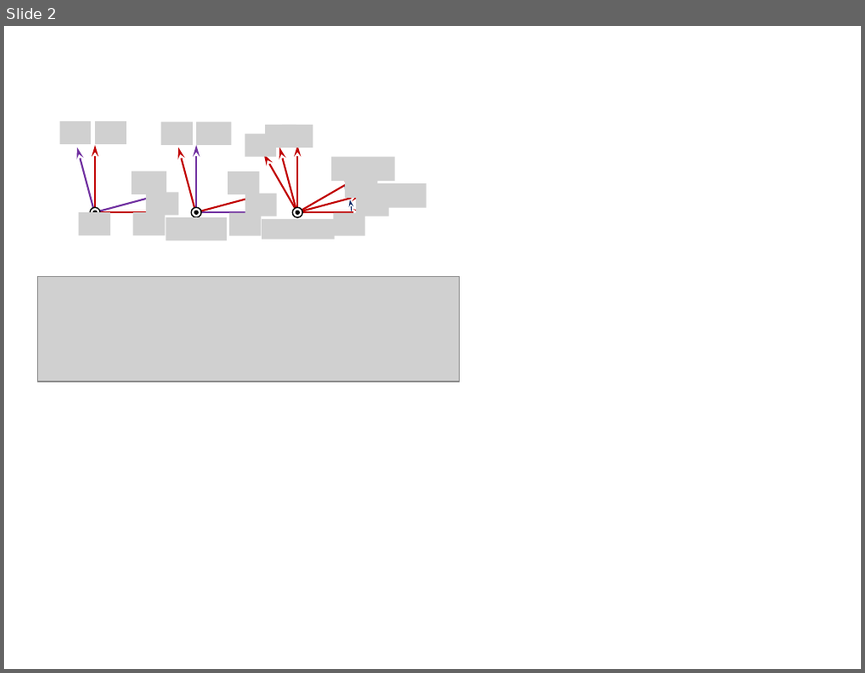
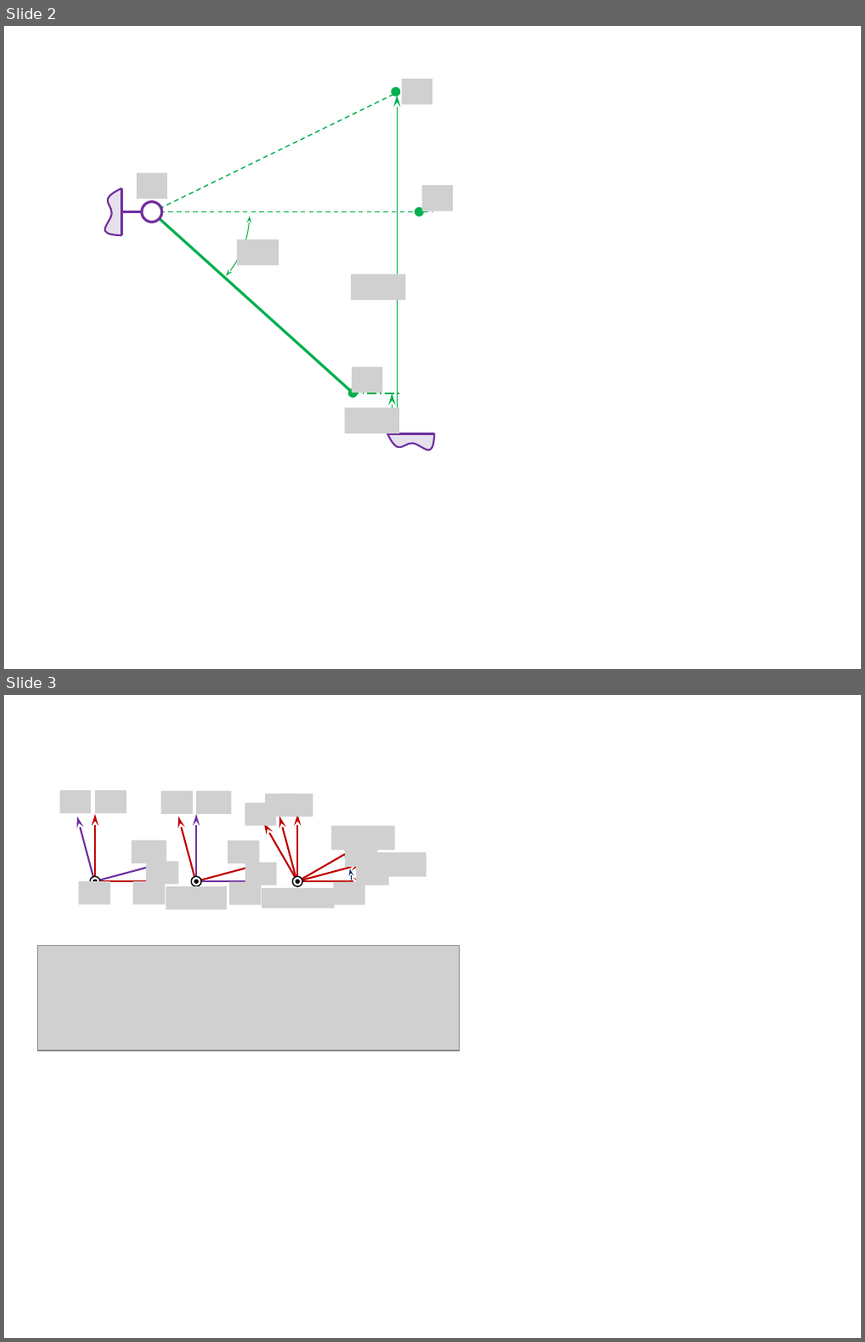
Before and after one commit to xpessoles/Cy_04_PSI_ModelisationDynamique, a slide deck: Revisions_Statique/Fiche_01_Statique_2D_TD_01_Hayon/images/Figures.pptx. Shown one above the other, each under a label of ours: slide 2 before the commit, slides 2 and 3 after it. The pictures are 865x673 and 865x1342 pixels, drawn with LibreOffice and Linux fonts; fonts in the diff are those of the drawing; grey boxes stand for pictures. Boxes give left, top, right and bottom in pixels: in the first picture for what was removed or moved away, otherwise in the second. Text is boxed around its words. In the diff, an @@ line names an element or a change of style, - is before the commit and + after.

```diff
--- a/Revisions_Statique/Fiche_01_Statique_2D_TD_01_Hayon/images/Figures.pptx
+++ b/Revisions_Statique/Fiche_01_Statique_2D_TD_01_Hayon/images/Figures.pptx
@@ slide 2 added at <box>4,26,861,669</box>, background #FFFFFF @@
@@ line added from (151, 212) to (395, 94), #00B050 1 pt dashed @@
@@ ellipse added at <box>392,89,399,96</box>, fill #00B050, outline #00B050 2.25 pt @@
@@ arrow added from (398, 433) to (398, 96), #00B050 1 pt @@
@@ picture added at <box>402,79,432,105</box> @@
@@ arc (boxed as its full ellipse) added at <box>54,114,250,310</box>, outline #00B050 0.75 pt @@
@@ picture added at <box>137,172,168,199</box> @@
@@ group added at <box>105,188,162,235</box>: 2 lines, 1 freeform shape, 1 ellipse @@
@@ picture added at <box>422,185,453,211</box> @@
@@ line added from (151, 212) to (422, 212), #00B050 1 pt dashed @@
@@ line added from (151, 212) to (352, 392), #00B050 2.25 pt @@
@@ ellipse added at <box>415,209,422,216</box>, fill #00B050, outline #00B050 2.25 pt @@
@@ line added from (419, 212) to (434, 212), #00B050 1 pt dashed @@
@@ picture added at <box>237,239,279,265</box> @@
@@ picture added at <box>351,273,406,300</box> @@
@@ picture added at <box>352,366,383,392</box> @@
@@ picture added at <box>344,408,399,433</box> @@
@@ ellipse added at <box>349,389,356,396</box>, fill #00B050, outline #00B050 2.25 pt @@
@@ line added from (349, 393) to (402, 393), #00B050 1 pt dashed @@
@@ arrow added from (392, 433) to (392, 393), #00B050 1 pt @@
@@ freeform shape added at <box>387,432,435,449</box>, fill #E6E0EC, outline #7030A0 1.5 pt @@
@@ line added from (434, 433) to (387, 433), #7030A0 2.25 pt @@
@@ what was slide 2 is now slide 3 @@
```
Also in this commit, not shown: 1 slide changed, 3 other files.
